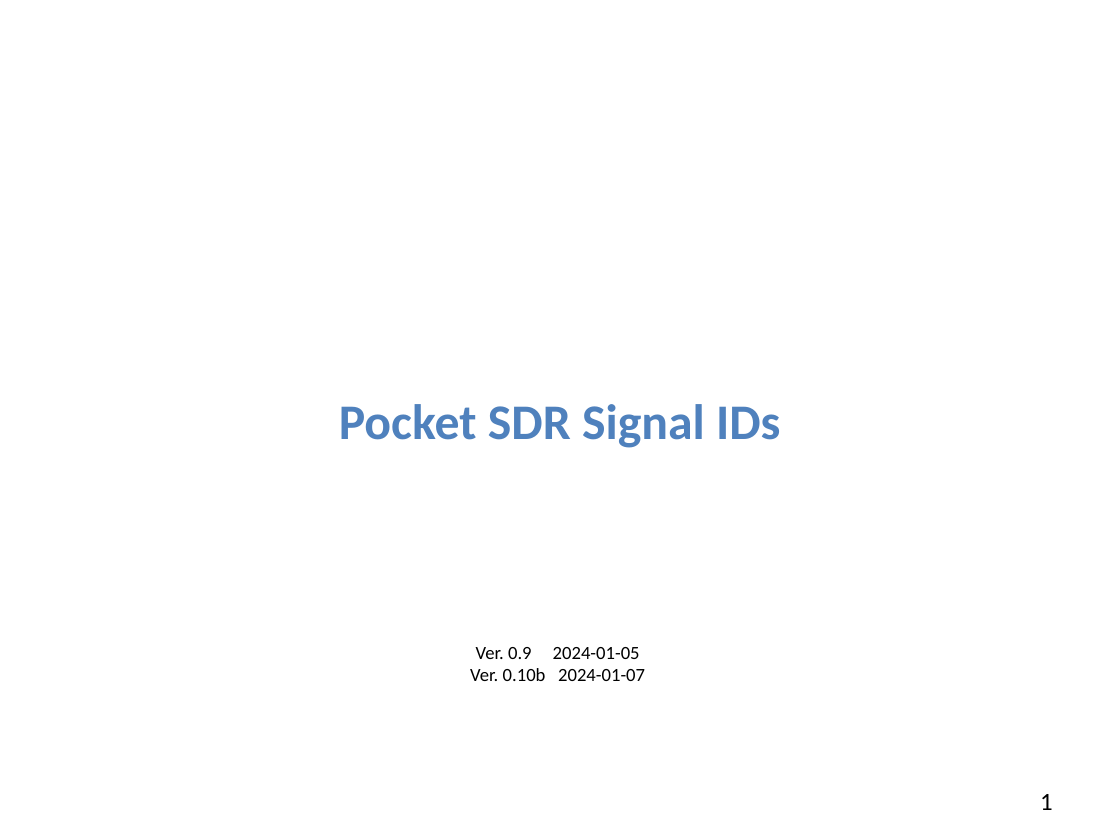
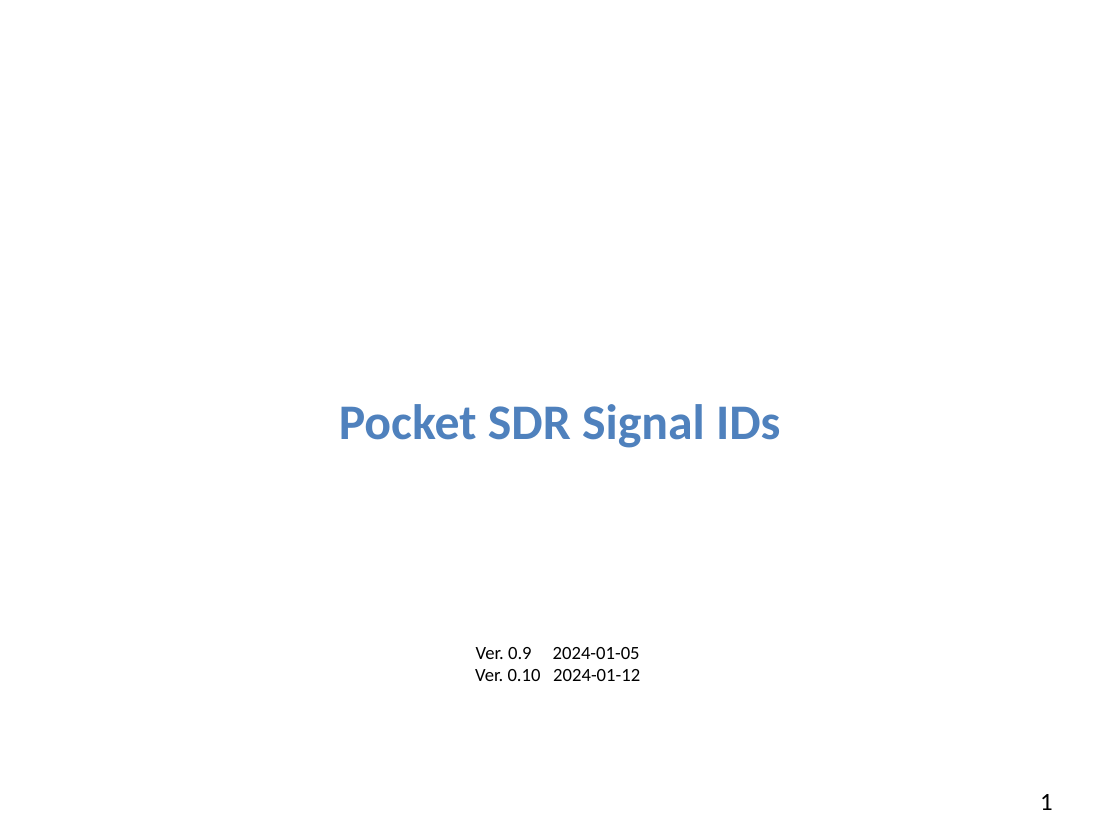
Before and after one commit to tomojitakasu/PocketSDR, a slide deck: slide 1 of doc/signal_IDs.pptx. Drawn at 1120x840 pixels with LibreOffice and Linux fonts; fonts in the diff are those of the drawing. Boxes give left, top, right and bottom in pixels: in the first picture for what was removed or moved away, otherwise in the second. Text is boxed around its words. In the diff, an @@ line names an element or a change of style, - is before the commit and + after.

```diff
--- a/doc/signal_IDs.pptx
+++ b/doc/signal_IDs.pptx
@@ text at [475,669,640,681]: text changed @@
-Ver. 0.10b 2024-01-07
+Ver. 0.10 2024-01-12
```
Also in this commit, not shown: 3 other slides changed, 1 other file.
